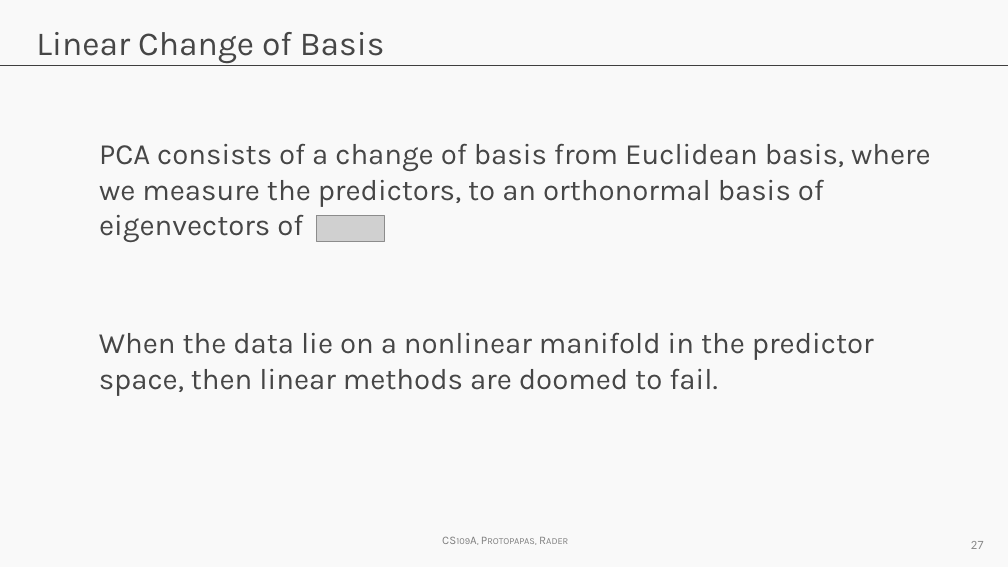
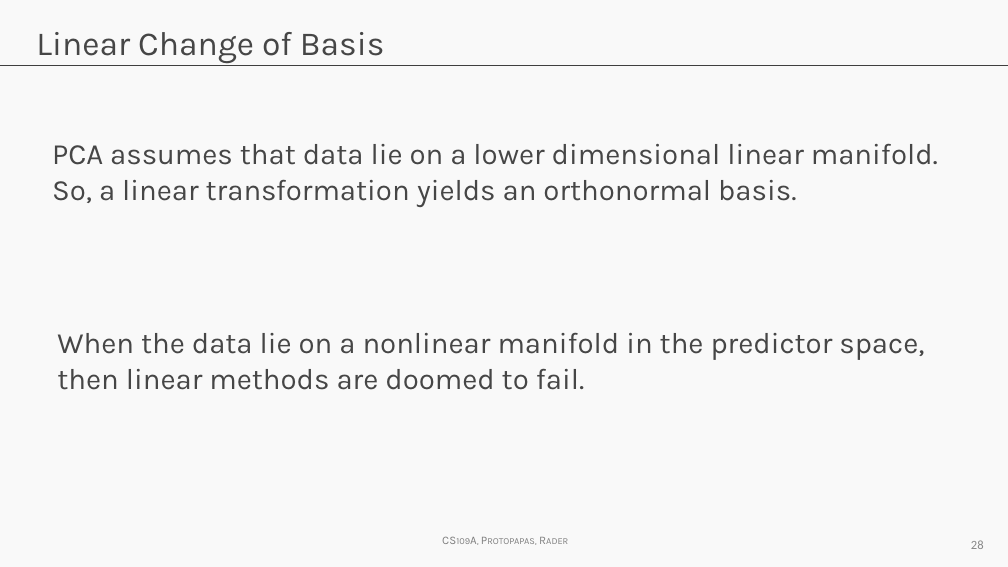
Before and after one commit to Harvard-IACS/2018-CS109A, a slide deck: slide 28 of content/a-sections/a-sec-4/Adv_Section4_Slides_PCA.pptx (slide 27 before the commit). Drawn at 1008x567 pixels with LibreOffice and Linux fonts; fonts in the diff are those of the drawing; grey boxes stand for pictures; background and template pictures are left out. Boxes give left, top, right and bottom in pixels: in the first picture for what was removed or moved away, otherwise in the second. Text is boxed around its words. In the diff, an @@ line names an element or a change of style, - is before the commit and + after.

```diff
--- a/content/a-sections/a-sec-4/Adv_Section4_Slides_PCA.pptx
+++ b/content/a-sections/a-sec-4/Adv_Section4_Slides_PCA.pptx
@@ text at box(52, 143, 938, 207): text changed @@
-PCA consists of a change of basis from Euclidean basis, where we measure the predictors, to an orthonormal basis of eigenvectors of
+PCA assumes that data lie on a lower dimensional linear manifold. So, a linear transformation yields an orthonormal basis.
@@ picture removed at box(316, 216, 384, 241) @@
@@ text "When the data lie on ..." rewrapped from box(99, 333, 874, 396) to box(57, 333, 924, 390) @@
@@ page number at box(971, 540, 984, 549): text changed @@
-27
+28
```
Also in this commit, not shown: 21 other slides changed, 2 slides added, 1 slide removed, 1 other file.
